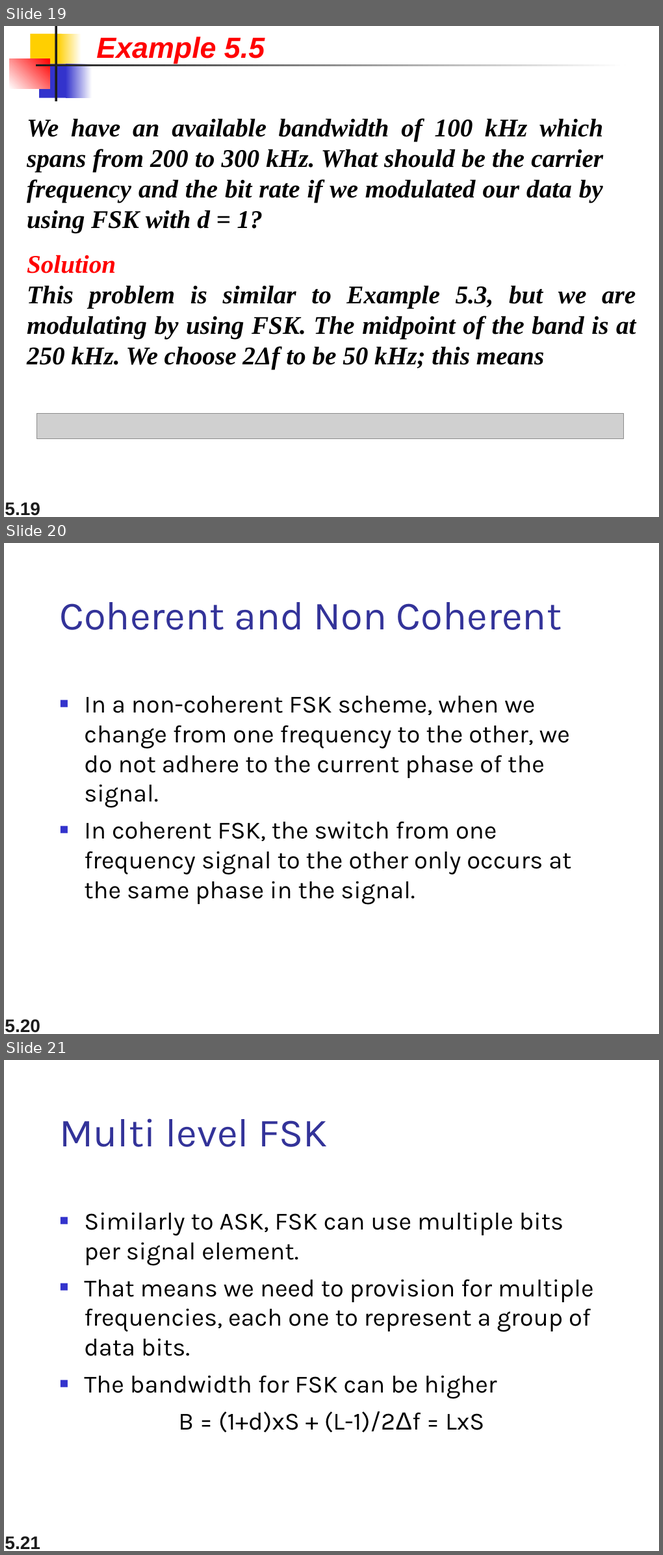
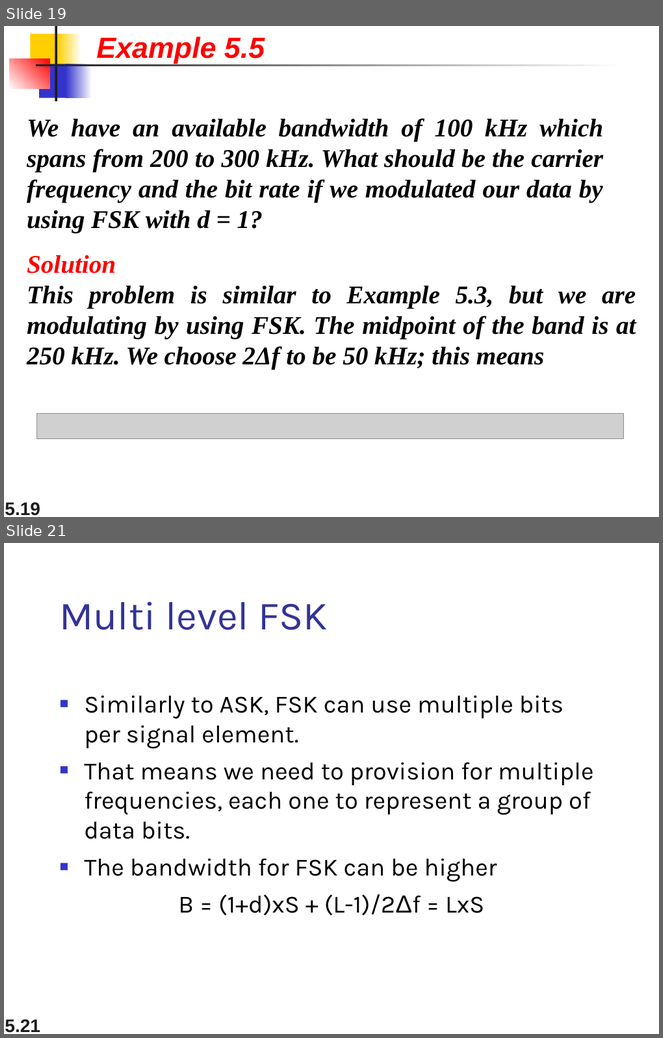
Before and after one commit to sifat1/Course-Materials, a slide deck: Communication Engineering/ch5_1_v1.ppt. Shown one above the other, each under a label of ours: slides 19, 20 and 21 before the commit, slides 19 and 21 after it; the slides between them are not shown. The pictures are 663x1555 and 663x1038 pixels, drawn with LibreOffice and Linux fonts; fonts in the diff are those of the drawing; grey boxes stand for pictures. Boxes give left, top, right and bottom in pixels: in the first picture for what was removed or moved away, otherwise in the second. Text is boxed around its words. In the diff, an @@ line names an element or a change of style, - is before the commit and + after.

```diff
--- a/Communication Engineering/ch5_1_v1.ppt
+++ b/Communication Engineering/ch5_1_v1.ppt
@@ slide 20 removed at bbox=[4, 543, 659, 1034], background #FFFFFF @@
@@ title removed at bbox=[60, 602, 562, 630] @@
-Coherent and Non Coherent
@@ text removed at bbox=[84, 696, 571, 905] @@
-■ In a non-coherent FSK scheme, when we change from one frequency to the other, we do not adhere to the current phase of the signal.
-■ In coherent FSK, the switch from one frequency signal to the other only occurs at the same phase in the signal.
@@ page number removed at bbox=[5, 1019, 40, 1033] @@
-5.20
```
Also in this commit, not shown: 1 slide added, 32 other files.
